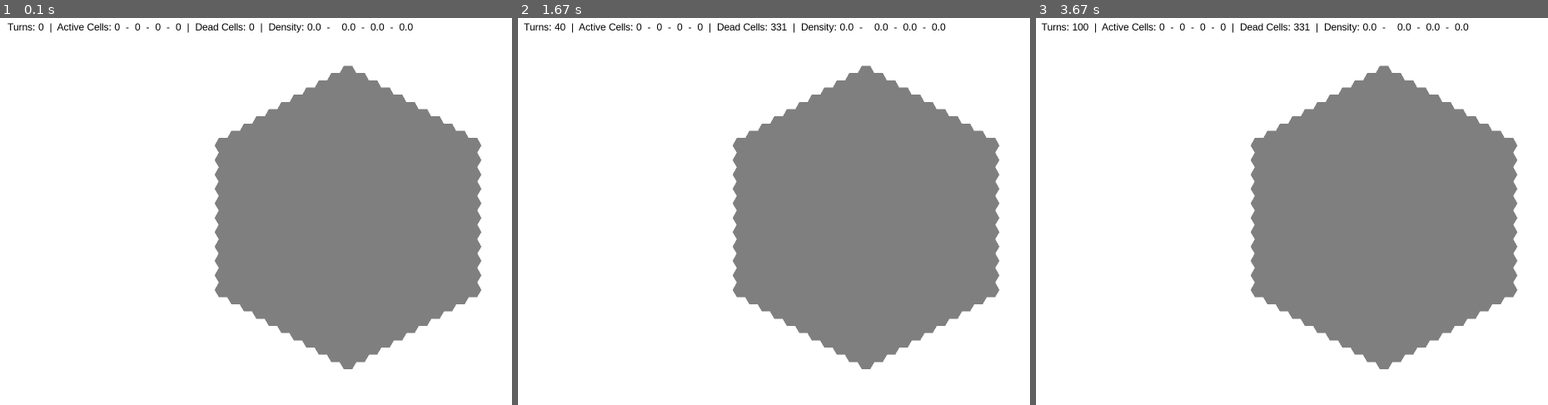
Above: before the commit, frames 1-3 (left to right).
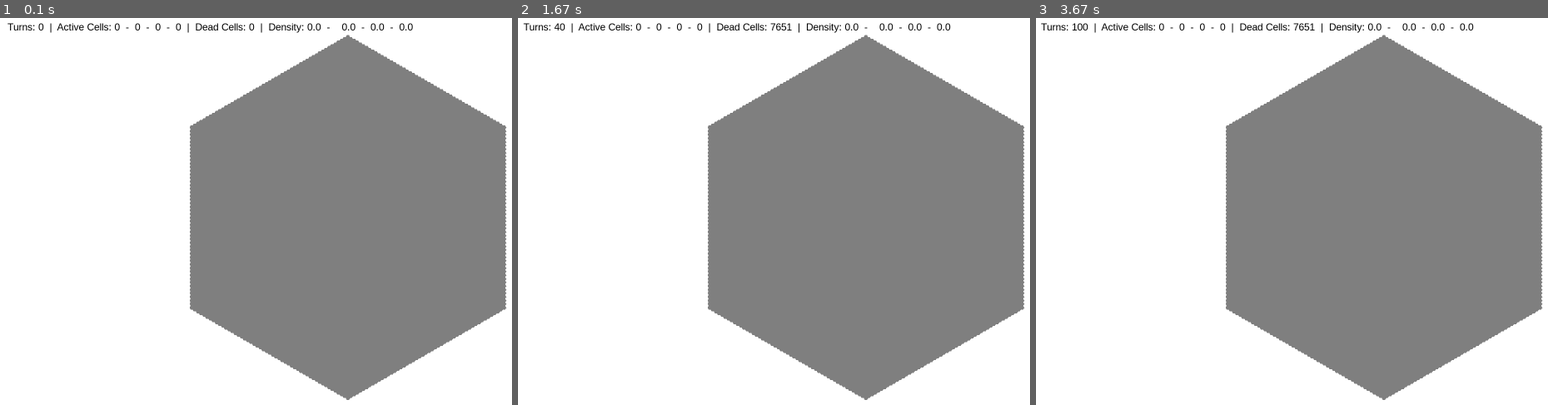
Above: after the commit, the same moments.

Repository: s4b4ch4br4v4/Pygame-Hexagonal-Cellular-Automata
Game: pygame game, started from main.py
Two runs of this game, one before a commit and one after it. Both use one fixed random seed, a clock stepped at 60 frames per second and the inputs below.
Inputs (mouse positions are in pixels of both pictures, inside the frame that each line leads up to):
- Up to frame 1 (0.1 s): no input
- Up to frame 2 (1.67 s): tap Space at 0.33 s; click (937, 346) at 0.72 s
- Up to frame 3 (3.67 s): no input

The runs differ from the first frame. In frame 1, 14% of the frame differs, in the area x 37-100%, y 4-99%; in frame 2, 14%; in frame 3, 14%, in the area x 0-100%, y 1-99%.

Commit message:
Environment conditions has been improved. It's way better now, than it has used to be. The goal has been achieved, spiral structures can be seen now! Also added a new feature, where you can change a state of a cell and neighborhood of it, at the same time, by pressing O key on your keyboard. That's it.

Diff:
--- a/main.py
+++ b/main.py
@@ -20,14 +20,15 @@
 
 # Simulation variables:
 
-CELL_RADIUS = 20
-radius = 10
+CELL_RADIUS = 5
+radius = 50
 
 grid = gu.generate_hex_grid(radius)
 state = {cell: 0 for cell in grid}
 
 single_turn_mode = False
-show_borderline = True
+show_borderline = False
+hex_click_mode = False
 
 C = su.Counters()
 IW = su.InformationalWave()
@@ -40,7 +41,7 @@
 current_date = datetime.datetime.now().strftime("%Y-%m-%d_%H-%M-%S")
 
 SAVE_PATH = "data_of_initial_configurations"
-LOAD_PATH = "data_of_initial_configurations/initial_configuration_2024-12-13_17-38-51.txt"
+LOAD_PATH = "data_of_initial_configurations/initial_configuration_2024-12-16_18-25-13.txt"
 
 data_folder_path = "data_of_grids"
 screenshot_folder = "grid_screenshots"
@@ -80,7 +81,9 @@
                     if m.dist(pos, (x, y)) < CELL_RADIUS:
                         if event.button == 1:
                             state[cell] = (state[cell] + 1) % 4
-                        elif event.button == 3:
+                        if event.button == 1 and hex_click_mode:
+                            su.color_neighborhood(state, cell)
+                        if event.button == 3:
                             if state[cell] == -1:
                                 state[cell] = 0
                             else:
@@ -88,8 +91,11 @@
             elif event.type == pygame.KEYDOWN:
                 if event.key == pygame.K_SPACE:
                     simulation_started = True
+                    show_borderline = True
                 if event.key == pygame.K_p:
                     single_turn_mode = True
+                if event.key == pygame.K_o:
+                    hex_click_mode = not hex_click_mode
                 if event.key == pygame.K_h:
                     show_borderline = not show_borderline
                 if event.key == pygame.K_r:
@@ -140,6 +146,7 @@
             C.second_count = 0
             C.third_count = 0
             su.update_state(state, C)
+            su.clear_edges(state, su.precompute_edges(radius))
             C.turn_count += 1
 
             IW.info_wave_len.append(len(IW.informational_wave_cells))
--- a/simulation_utils.py
+++ b/simulation_utils.py
@@ -66,33 +66,33 @@
             current_state = state[cell]
 
             neighbor_counts = [type1_neighbors, type2_neighbors, type3_neighbors]
-            max_count = max(neighbor_counts)
-            max_types = [i + 1 for i, count in enumerate(neighbor_counts) if count == max_count]
 
-            if len(max_types) > 1:
-                max_type = current_state
-            else:
-                max_type = max_types[0]
+            if current_state == 0:
+                if type1_neighbors == type2_neighbors == type3_neighbors:
+                    new_state[cell] = 0
 
-            # If neighborhood includes all types, the inactive changes its type to match the most common one.
-            if current_state == 0 and neighborhood != 0:
-                new_state[cell] = max_type
-            # If neighborhood includes at least two types, the inactive changes its type to match the most common one.
-            elif current_state == 0 and neighborhood == 0 and max_count in (2, 3):
-                new_state[cell] = max_type
-                update_counters(counters, max_type)
+                if (type1_neighbors > type3_neighbors) and (type1_neighbors in [2, 3]):
+                    new_state[cell] = 1
+                    update_counters(counters, 1)
+
+                if (type2_neighbors > type1_neighbors) and (type2_neighbors in [2, 3]):
+                    new_state[cell] = 2
+                    update_counters(counters, 2)
+
+                if (type3_neighbors > type2_neighbors) and (type3_neighbors in [2, 3]):
+                    new_state[cell] = 3
+                    update_counters(counters, 2)
 
             if current_state == 2 and type1_neighbors >= 2:
                 new_state[cell] = 1
                 update_counters(counters, 1)
-            elif current_state == 3 and type2_neighbors >= 2:
+            if current_state == 3 and type2_neighbors >= 2:
                 new_state[cell] = 2
                 update_counters(counters, 2)
-            elif current_state == 1 and type3_neighbors >= 2:
+            if current_state == 1 and type3_neighbors >= 2:
                 new_state[cell] = 3
                 update_counters(counters, 3)
 
-            # Survival of an active cell depends on the number of neighbors of the same type as the cell itself
             if current_state in [1, 2, 3]:
                 if neighbor_counts[current_state - 1] in [2, 3]:
                     new_state[cell] = current_state
@@ -103,6 +103,22 @@
 
     state.clear()
     state.update(new_state)
+
+
+def precompute_edges(grid_radius):
+    edges = set()
+    grid_range = [-grid_radius, grid_radius]
+    for q in range(-grid_radius, grid_radius + 1):
+        for r in range(-grid_radius, grid_radius + 1):
+            if q in grid_range or r in grid_range or -q - r in grid_range:
+                edges.add((q, r))
+    return edges
+
+
+def clear_edges(state, edges):
+    for cell in edges:
+        if cell in state:
+            state[cell] = 0
 
 
 def borderline_cells(grid, state):
@@ -158,3 +174,9 @@
     counts = [sum(state.get(cell, 0) == t for cell in state) for t in [1, 2, 3]]
     dead_types = counts.count(0)
     return dead_types >= 2
+
+
+def color_neighborhood(state, cell):
+    neighborhood = gu.get_neighbors(cell)
+    for neighbor in neighborhood:
+        state[neighbor] = state[cell]
